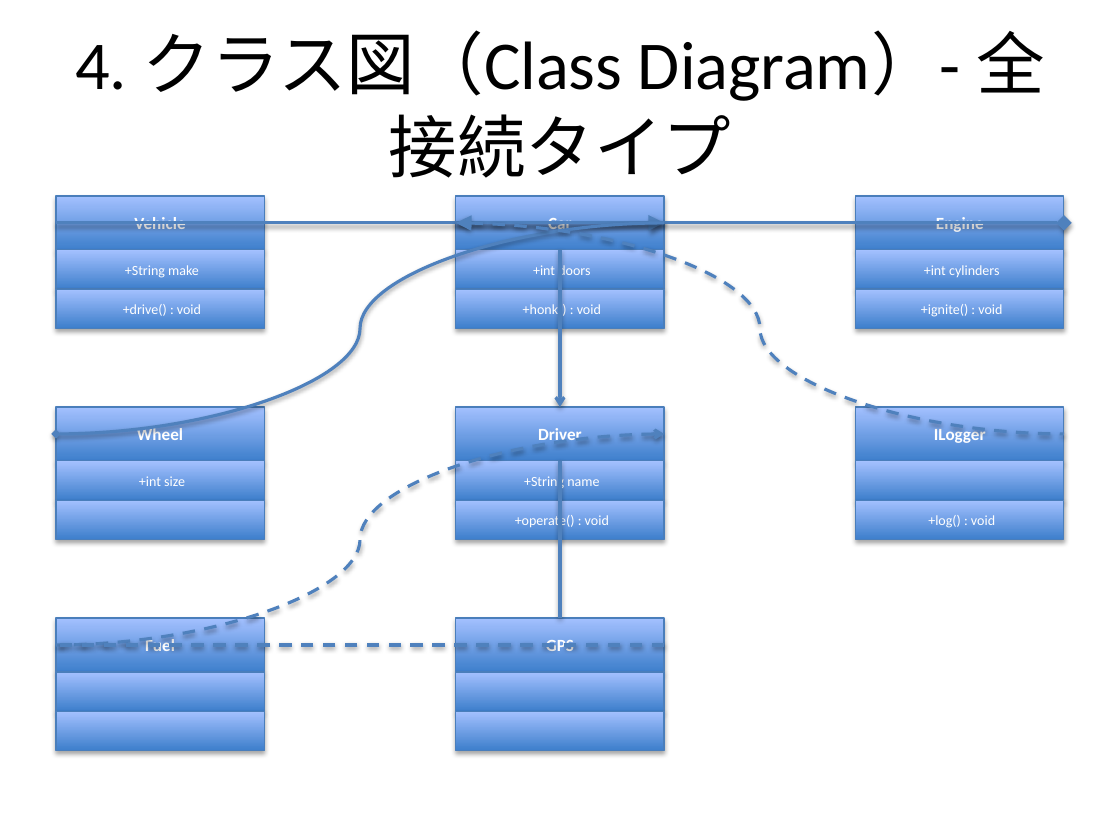
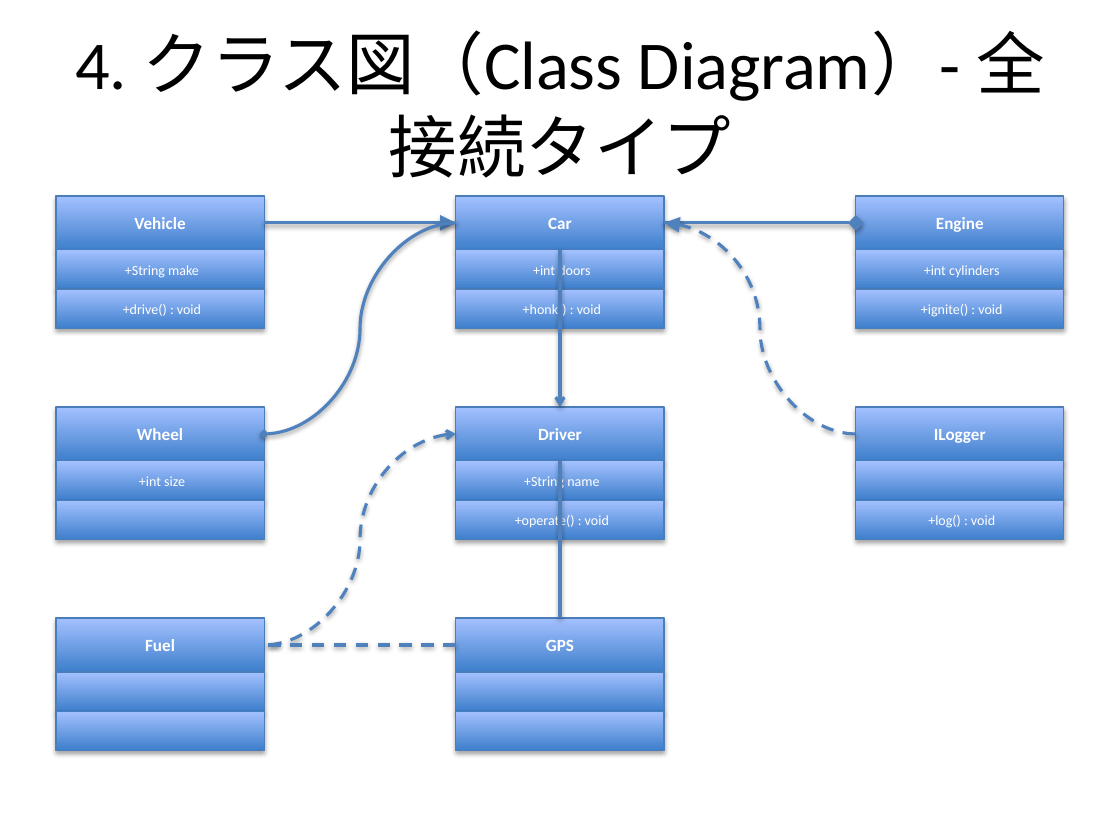
Before and after one commit to notfolder/qmd_to_pptx, a slide deck: slide 19 of demo_full.pptx. Drawn at 1120x840 pixels with LibreOffice and Linux fonts; fonts in the diff are those of the drawing. Boxes give left, top, right and bottom in pixels: in the first picture for what was removed or moved away, otherwise in the second. Text is boxed around its words. In the diff, an @@ line names an element or a change of style, - is before the commit and + after.

Commit message:
feat: 矢印スタイルの設定を修正し、接続ポイントのインデックスを明確化

```diff
--- a/demo_full.pptx
+++ b/demo_full.pptx
@@ curved arrow moved from (664, 223) - (56, 433) to (456, 223) - (264, 433) @@
@@ curved arrow moved from (56, 223) - (664, 223) to (264, 223) - (456, 223) @@
@@ curved arrow moved from (456, 223) - (1064, 433) to (664, 223) - (856, 433) @@
@@ curved arrow moved from (456, 223) - (1064, 223) to (664, 223) - (856, 223) @@
@@ curved arrow moved from (664, 433) - (56, 645) to (456, 433) - (264, 645) @@
@@ curved line moved from (664, 645) - (56, 645) to (456, 645) - (264, 645) @@
```
Also in this commit, not shown: 11 other slides changed, 5 other files.
